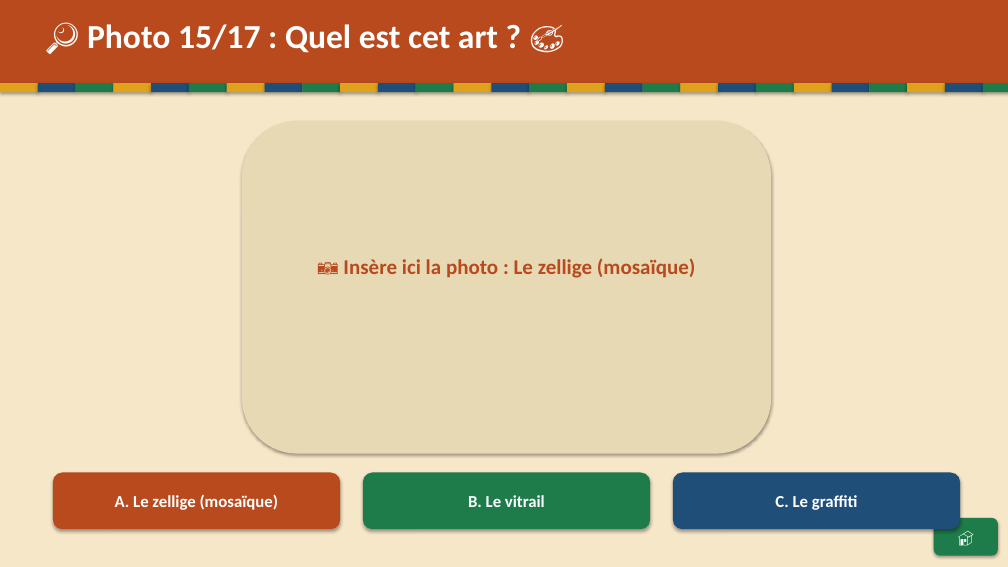
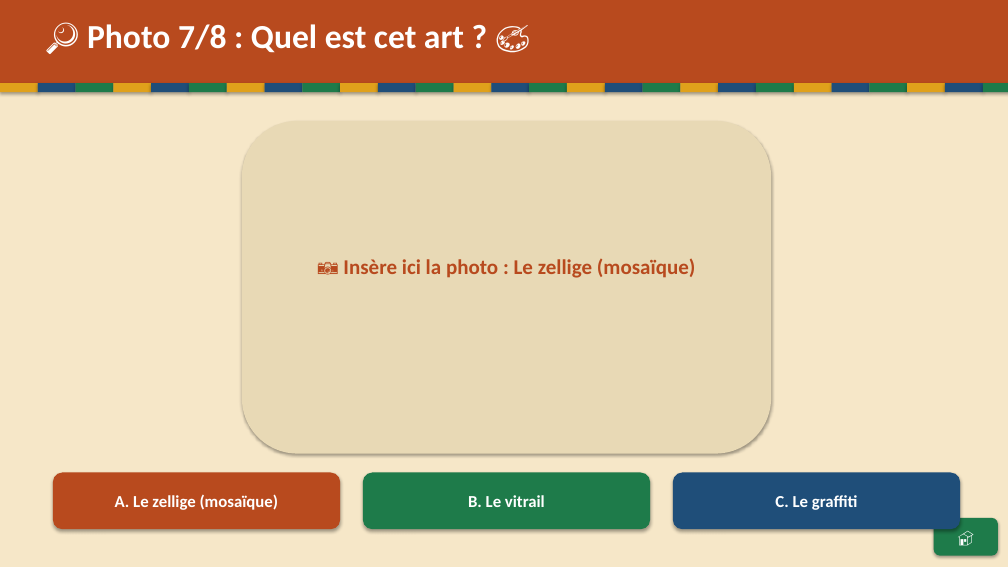
Before and after one commit to Paquereauman/Paquereauman, a slide deck: slide 15 of maghreb/maghreb-interactif.pptx (slide 31 before the commit). Drawn at 1008x567 pixels with LibreOffice and Linux fonts; fonts in the diff are those of the drawing. Boxes give left, top, right and bottom in pixels: in the first picture for what was removed or moved away, otherwise in the second. Text is boxed around its words. In the diff, an @@ line names an element or a change of style, - is before the commit and + after.

```diff
--- a/maghreb/maghreb-interactif.pptx
+++ b/maghreb/maghreb-interactif.pptx
@@ text at bbox=[87, 24, 464, 53]: text changed @@
-🔎 Photo 15/17 : Quel est cet art ? 🎨
+🔎 Photo 7/8 : Quel est cet art ? 🎨
```
Also in this commit, not shown: 17 other slides changed, 57 slides removed, 1 other file.
